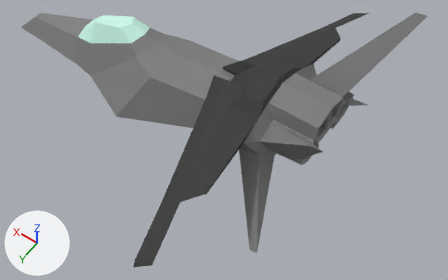
The FBX model DualSource/Player/PlayerShips/Type2/SK_PlayershipType2.FBX: old version first, new version second.
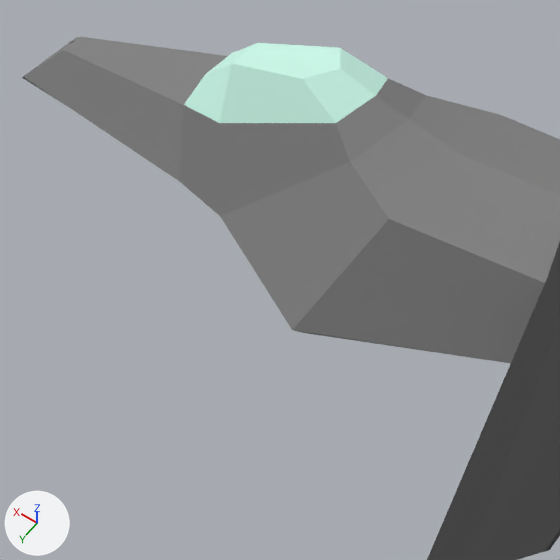
Old and new are each drawn whole from a 50 mm lens placed at (-0.77, 0.803, 1.087), pointed at (-0.243, 0.064, -0.074) and again close up on the part from 3% to 47% of the width and 0% to 70% of the height. Lighting does not change. The marker at lower left points along +X, +Y and +Z. Where no turn or scale is listed for an object, it has been applied to the vertices. Vertices at the same position are counted once.
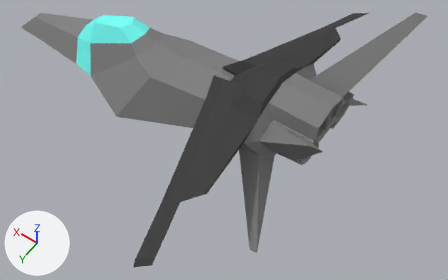
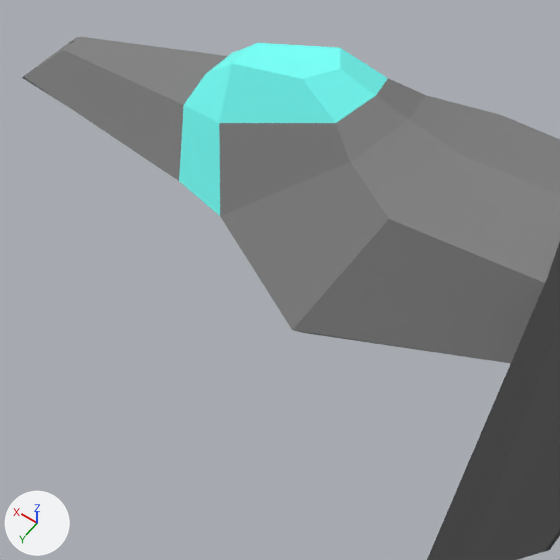
Where the newer file only moved an object's origin or applied its transform, the numbers keep the older frame.

Location of each change, (x1, y1, x2, y2) in pixels of the close-ups (560 x 560 px):
'Object', recoloured (green to cyan)
    both: (176, 43, 390, 219)
part 1 of me_mesh, recoloured (grey to cyan)
    both: (179, 105, 220, 216)
part 2 of me_mesh, recoloured (green to cyan)
    both: (184, 43, 388, 123)

Diff of the bpy script that builds the scene:
```diff
--- a/DualSource/Player/PlayerShips/Type2/SK_PlayershipType2.FBX.py
+++ b/DualSource/Player/PlayerShips/Type2/SK_PlayershipType2.FBX.py
@@ mat_material__21 @@
 mat_material__21 = principled_material('Material #21')
-mat_material__21.base_color = (0.588, 0.588, 0.588)  # light grey #cacaca
+mat_material__21.base_color = (0.173, 1.0, 0.933)  # cyan #73fff7
 mat_material__21.roughness = 0.859
@@ mat_material__22 @@
 mat_material__22 = principled_material('Material #22')
-mat_material__22.base_color = (0.588, 0.929, 0.804)  # green #caf7e8
+mat_material__22.base_color = (1.0, 0.0, 0.0)  # red #ff0000
 mat_material__22.roughness = 0.859
@@ me_mesh @@
 me_mesh.from_pydata(...)  # 284 vertices, 292 faces; spans x -0.545..0.504, y -0.457..0.457, z -0.132..0.267
 # used by ob_object; location = (0.0, 0.0, 0.0)
+# me_mesh part 1: the 1 face centred in x 0.204, y 0.064, z -0.049 switches from mat_01___default (grey #7f7f7f) to mat_material__21 (cyan #73fff7)
+# me_mesh part 2: all 12 faces that had it switch from mat_material__22 (green #caf7e8) to mat_material__21 (cyan #73fff7)
 me_mesh.materials.append(mat_01___default)
@@ me_mesh @@
 me_mesh.materials.append(mat_material__20)
-me_mesh.materials.append(mat_material__23)  # red #ff0000
```
